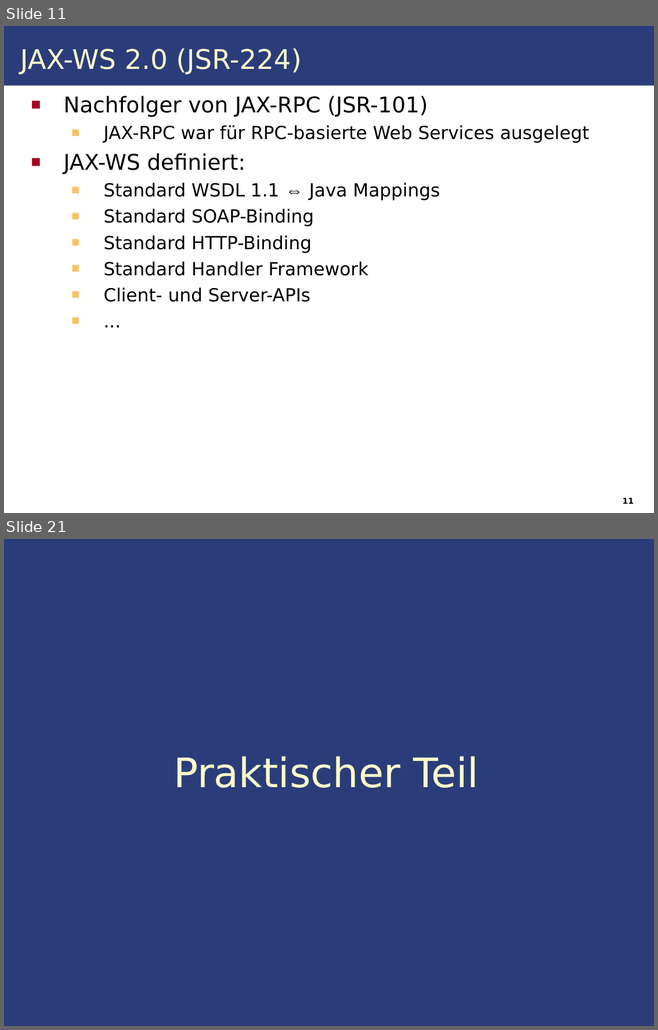
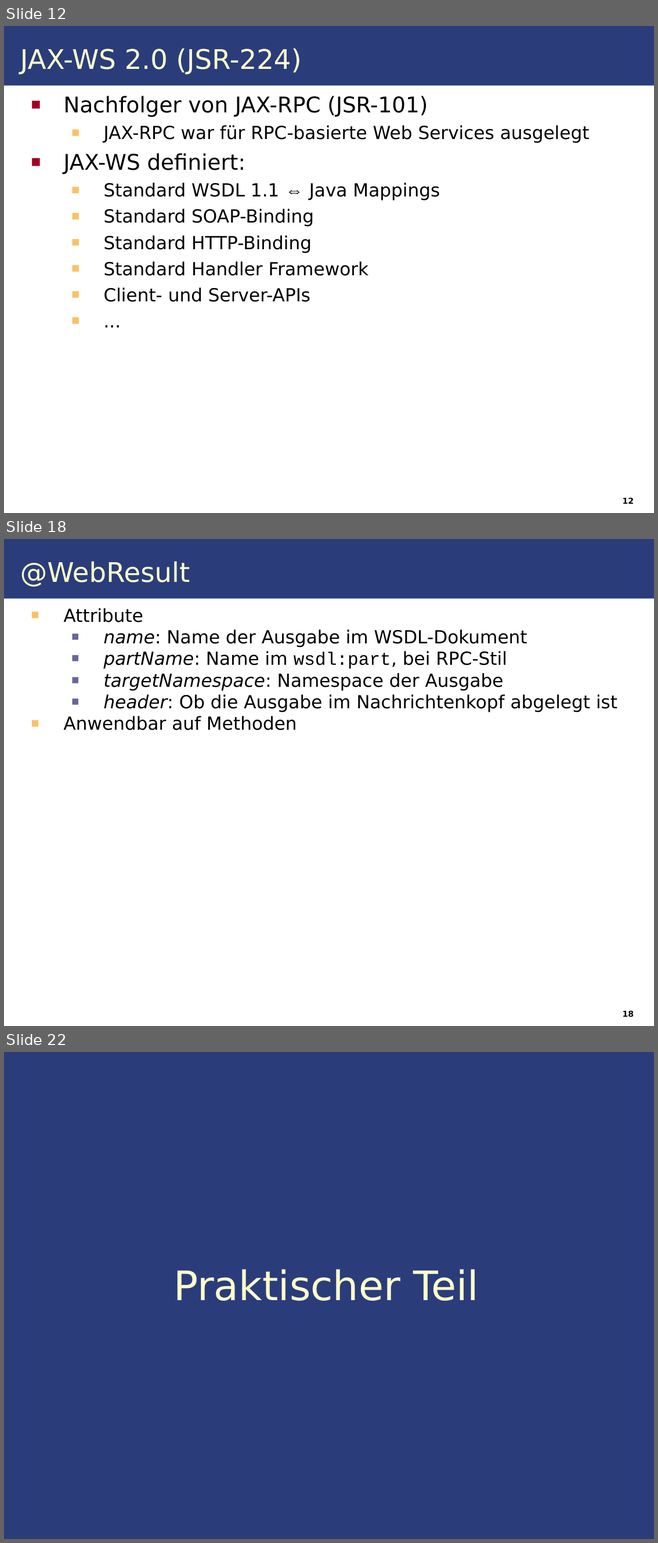
Before and after one commit to IAAS/decidr, a slide deck: seminars/rr/presentation/Web_Services.odp. Shown one above the other, each under a label of ours: slides 11 and 21 before the commit, slides 12, 18 and 22 after it; the slides between them are not shown. The pictures are 658x1030 and 658x1543 pixels, drawn with LibreOffice and Linux fonts; fonts in the diff are those of the drawing. Boxes give left, top, right and bottom in pixels: in the first picture for what was removed or moved away, otherwise in the second. Text is boxed around its words. In the diff, an @@ line names an element or a change of style, - is before the commit and + after.

```diff
--- a/seminars/rr/presentation/Web_Services.odp
+++ b/seminars/rr/presentation/Web_Services.odp
@@ slide 18 added at <box>4,539,654,1026</box>, background #FFFFFF; not listed: 1 template element that a slide beside it also shows @@
@@ text added at <box>20,561,190,587</box>, 30 pt, text #FFFFCC @@
+@WebResult
@@ text added at <box>64,608,617,730</box>, 20 pt, text #000000 @@
+  ■ Attribute
+    ■ name: Name der Ausgabe im WSDL-Dokument
+    ■ partName: Name im wsdl:part, bei RPC-Stil
+    ■ targetNamespace: Namespace der Ausgabe
+    ■ header: Ob die Ausgabe im Nachrichtenkopf abgelegt ist
+  ■ Anwendbar auf Methoden
@@ page number added at <box>622,1011,633,1017</box>, 9 pt, text #000000, bold @@
+18
@@ what was slide 11 is now slide 12 @@
@@ page number at <box>622,498,633,504</box>: text changed @@
-11
+12
@@ what was slide 21 is now slide 22 @@
```
Also in this commit, not shown: 5 slides changed, 6 other slides added, 6 slides removed, 1 other file.
